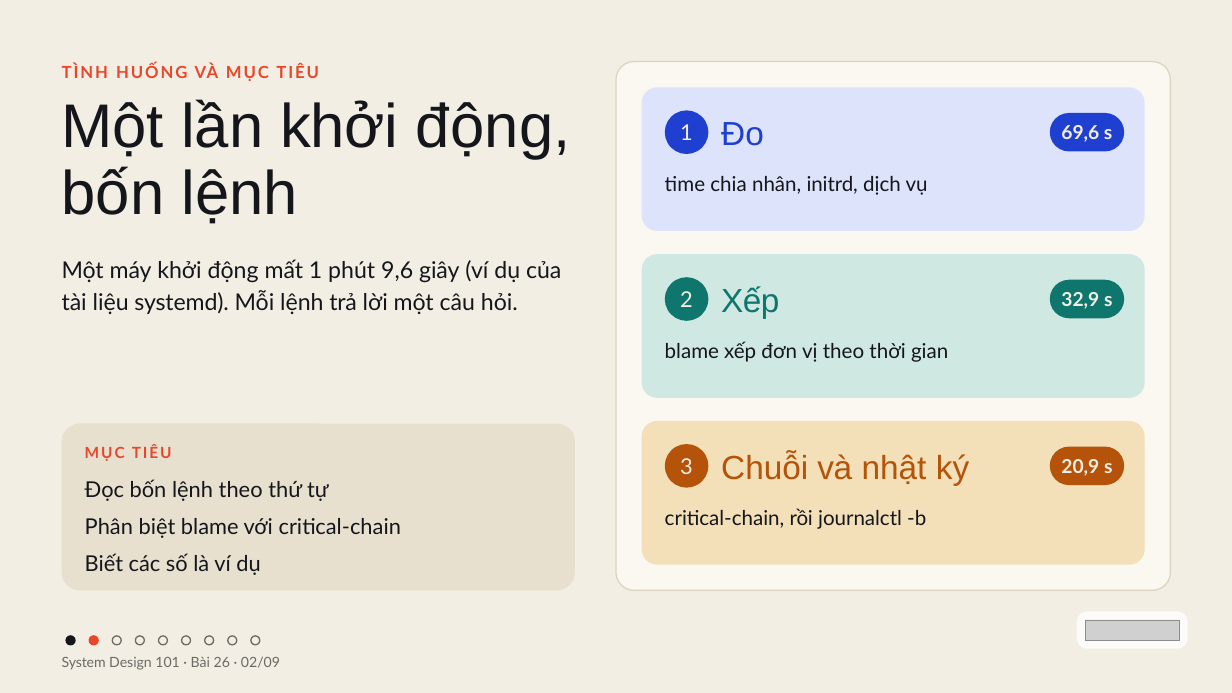
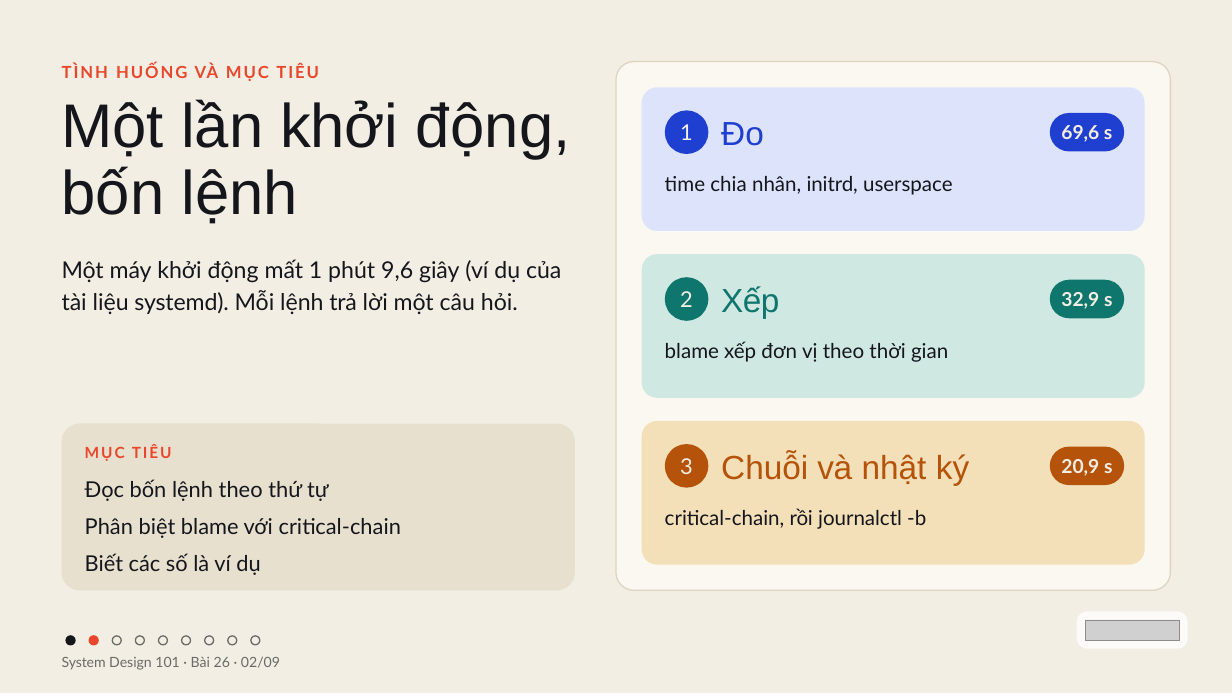
Before and after one commit to vohoailinh90/tool-marketing-studio, a slide deck: slide 2 of system-design-101/vi/lessons/sd-10-026/slides/sd-10-026.pptx. Drawn at 1232x693 pixels with LibreOffice and Linux fonts; fonts in the diff are those of the drawing; grey boxes stand for pictures. Boxes give left, top, right and bottom in pixels: in the first picture for what was removed or moved away, otherwise in the second. Text is boxed around its words. In the diff, an @@ line names an element or a change of style, - is before the commit and + after.

```diff
--- a/system-design-101/vi/lessons/sd-10-026/slides/sd-10-026.pptx
+++ b/system-design-101/vi/lessons/sd-10-026/slides/sd-10-026.pptx
@@ text at box(665, 176, 952, 195): text changed @@
-time chia nhân, initrd, dịch vụ
+time chia nhân, initrd, userspace
```
Also in this commit, not shown: 1 other slide changed, 9 other files.
